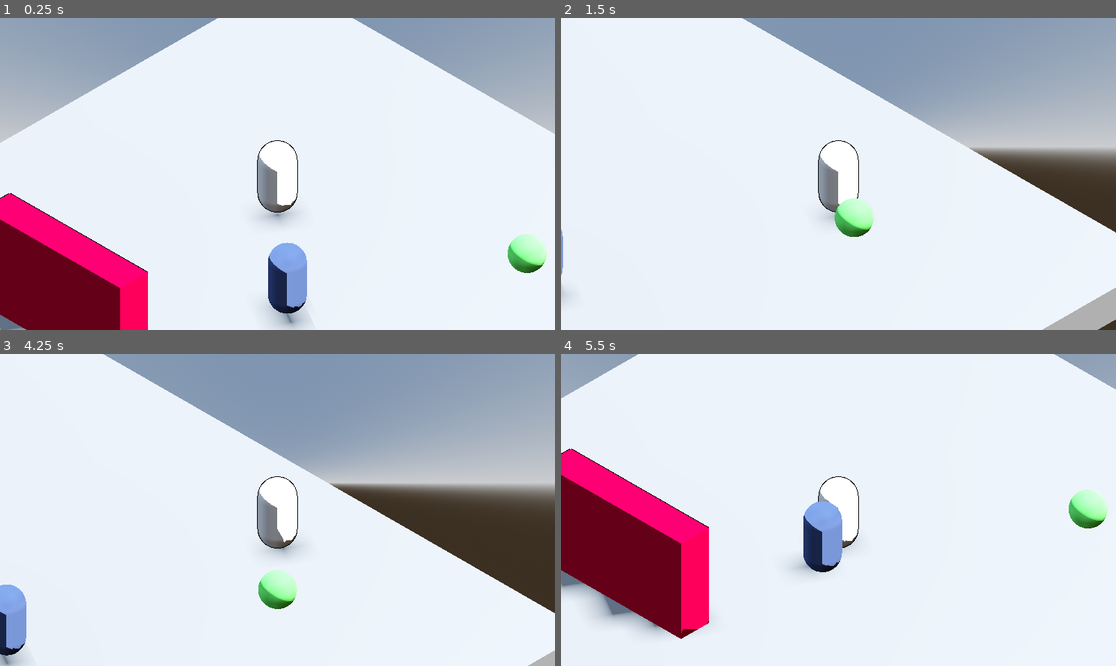
Above: before the commit, frames 1-4 (two rows, left to right).
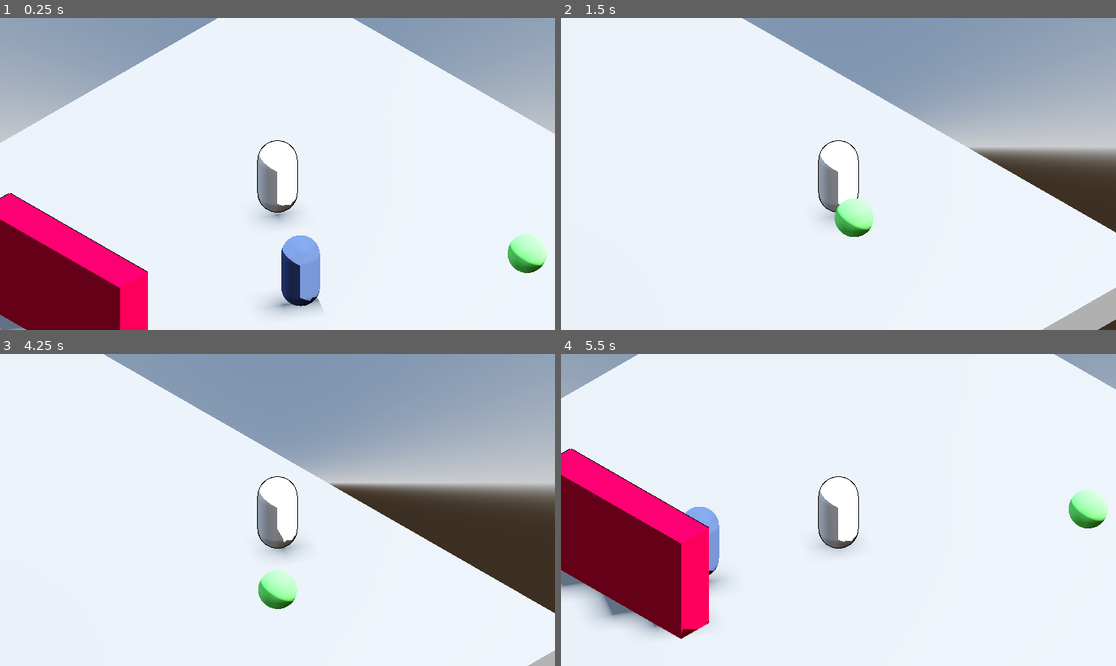
Above: after the commit, the same moments.

Repository: yashGhela/textmeback
Game: Godot game, scene res://levels/devlab.tscn
The game is run twice, just before and just after one commit, with the same random seed, the same clock (stepped at 60 frames per second) and the same inputs. The project has no main scene, so this scene is started directly.
Inputs:
- Up to frame 1 (0.25 s): no input
- Up to frame 2 (1.5 s): tap Enter (ui_accept) at 0.5, 0.77 s; hold D (right) 0.53-1.28 s; hold E (interact) 0.53-1.28 s; hold S (back) from 1.28 s (still down); tap E (interact) at 1.35 s
- Up to frame 3 (4.25 s): tap Enter (ui_accept) at 1.52, 3.02, 3.77 s; release S (back) at 2.03 s; hold D (right) 2.03-2.78 s; hold E (interact) 2.03-2.78 s; hold W (forward) 2.78-3.53 s; tap E (interact) at 2.85 s; hold A (left) from 3.53 s (still down); hold E (interact) from 3.53 s (still down)
- Up to frame 4 (5.5 s): release E (interact) at 4.28 s; tap E (interact) at 4.35 s; tap Enter (ui_accept) at 4.52 s; release A (left) at 5.03 s; hold S (back) from 5.03 s (still down); hold E (interact) from 5.03 s (still down)

The runs differ from the first frame. In frame 1, 1.9% of the frame differs, in the area x 48-59%, y 69-100%; in frame 2, less than 0.1%; in frame 3, 1.1%; in frame 4, 2.1%, in the area x 22-52%, y 46-76%.
Error after the commit: Invalid access to property or key 'global_position' on a base object of type 'Nil'. (res://scripts/chase.gd:17)

Commit message:
it works again but that player-boss thing is still happening

Diff:
--- a/scripts/boss.gd
+++ b/scripts/boss.gd
@@ -6,7 +6,9 @@
 @onready var state_machine: Node = $StateMachine
 @onready var investigate: Node = $StateMachine/Investigate
 @export var pathStart:Node3D
-@onready var chase: State
+@onready var chase: Node = $StateMachine/Chase
+
+@onready var scan: Node = $StateMachine/Scan
 
 
 func _ready() -> void:
@@ -23,9 +25,8 @@
 
 
 func _on_seekzone_area_entered(area: Area3D) -> void:
-	pass
-	#state_machine.current_state=chase # Replace with function body.
+	state_machine.current_state=chase # Replace with function body.
 
 
 func _on_seekzone_area_exited(area: Area3D) -> void:
-	pass # Replace with function body.
+	state_machine.current_state=scan # Replace with function body.
